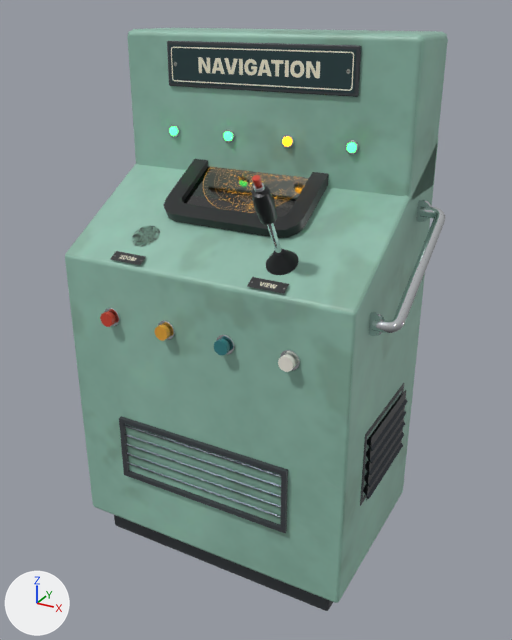
The glTF model submarine/models/props/NavConsole.glb, before and after one commit.
Camera for both pictures: a 50 mm lens placed at (1.032, -1.832, 1.734), pointed at (0.078, -0.097, 0.866). Arrows for +X, +Y and +Z are at lower left; the lights stay in place. The first picture is the older version. Where no turn or scale is listed for an object, it has been applied to the vertices. Vertices at exactly the same position are counted once.

Objects in the first picture: 'NavConsole_Body', 'NavConsole_Joystick' and 6 more.
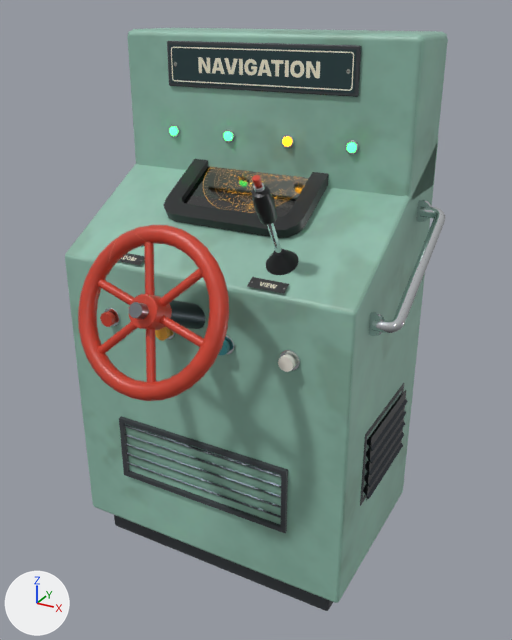
Pixel boxes (x1, y1, x2, y2) of what changed, in the pictures (512 x 640 px):
'NavConsole_SteerWheel', added: after (78, 225, 229, 401)
    faces in mat_paintred: (78, 225, 229, 401)
    faces in mat_steel (grey #9ba3a8): (129, 302, 149, 319)
part 1 of me_navconsole_body, added: after (169, 300, 205, 329)

The edits, one by one:
Material 'Steel' (mat_steel) is new.
Its base color is (0.33, 0.364, 0.394) (grey #9ba3a8).
Its metallic is 1.0.
Its roughness is 0.32.
me_navconsole_body is used by ob_navconsole_body; location (0.0, 0.0, 0.0).
me_navconsole_body had 2296 vertices, 4408 faces and spanned x -0.56..0.56, y -0.32..0.31, z 0.0..1.68.
me_navconsole_body now has 2392 vertices, 4596 faces and spans x -0.56..0.56, y -0.5..0.31, z 0.0..1.68.
me_navconsole_body part 1: a new loose piece of 96 vertices spanning x -0.04..0.04, y -0.5..-0.28, z 0.9..1.06, in mat_darksteel (dark grey #494e54).
Mesh me_navconsole_steerwheel is new.
It has 536 vertices, 1040 faces and spans x -0.224..0.224, y -0.108..0.108, z -0.205..0.205.
Faces by material slot: [996, 44].
It uses material mat_paintred.
It uses material mat_steel (grey #9ba3a8).
Object 'NavConsole_SteerWheel' (ob_navconsole_steerwheel) is new; it shows me_navconsole_steerwheel.
Its location is (0.0, -0.51, 1.03).
